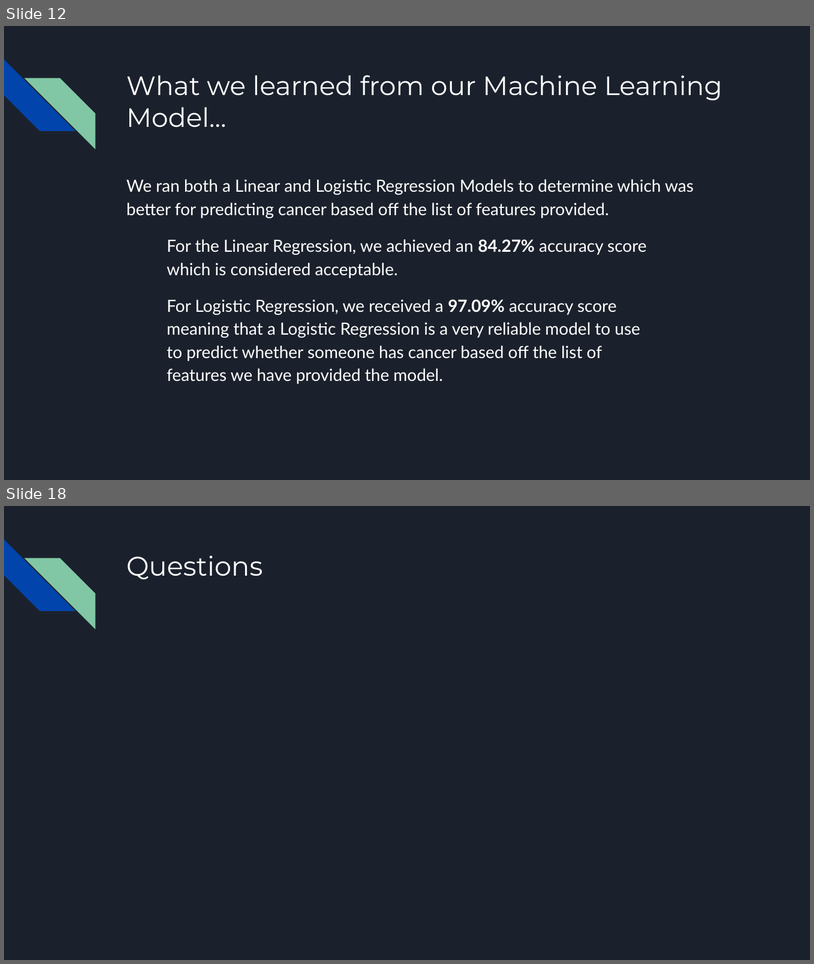
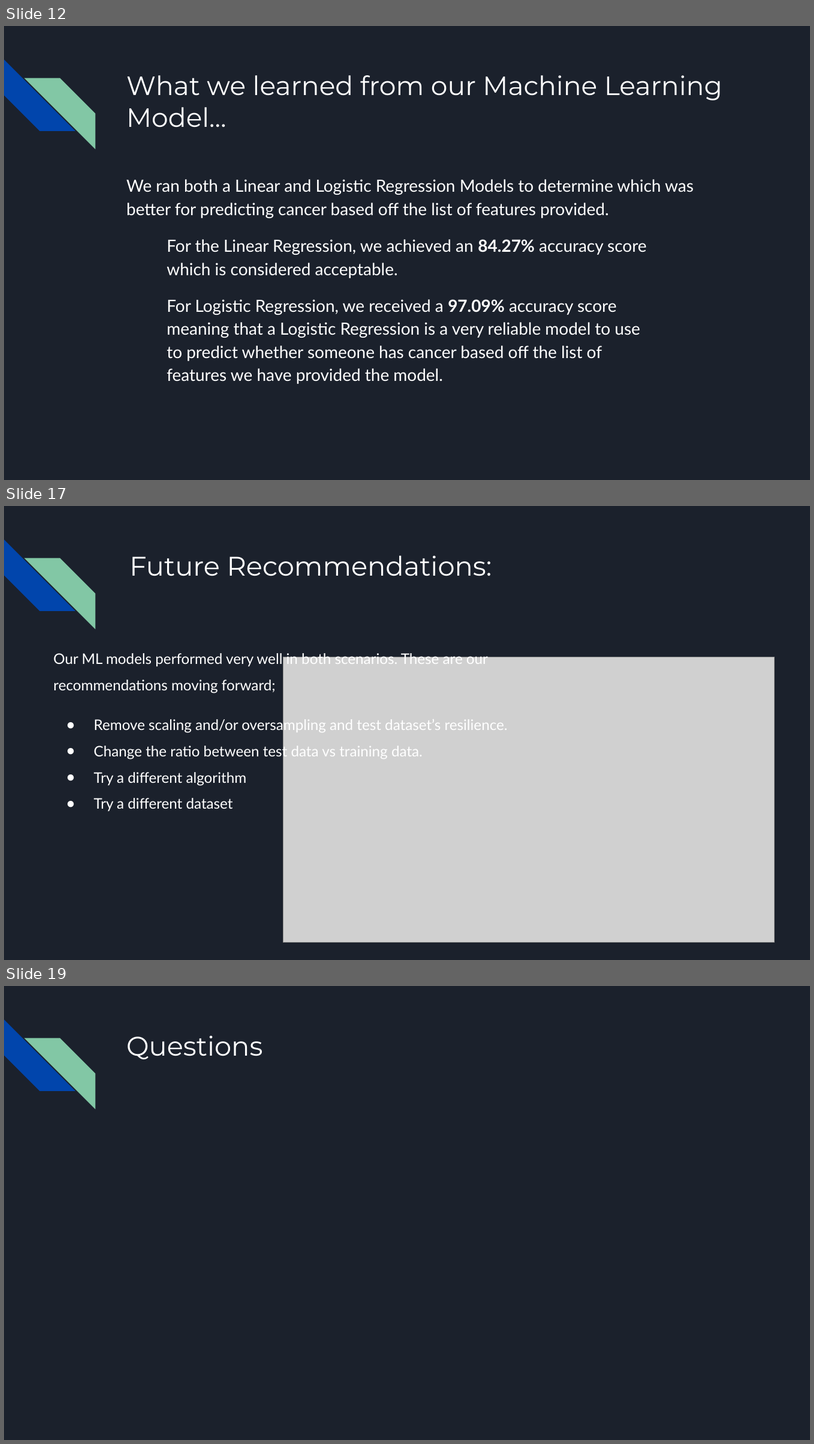
Before and after one commit to brojas12/Group_Project_4, a slide deck: Predicting the Presence of Cancer in Breast Cancer Cells.pptx. Shown one above the other, each under a label of ours: slides 12 and 18 before the commit, slides 12, 17 and 19 after it; the slides between them are not shown. The pictures are 814x964 and 814x1444 pixels, drawn with LibreOffice and Linux fonts; fonts in the diff are those of the drawing; grey boxes stand for pictures. Boxes give left, top, right and bottom in pixels: in the first picture for what was removed or moved away, otherwise in the second. Text is boxed around its words. In the diff, an @@ line names an element or a change of style, - is before the commit and + after.

```diff
--- a/Predicting the Presence of Cancer in Breast Cancer Cells.pptx
+++ b/Predicting the Presence of Cancer in Breast Cancer Cells.pptx
@@ slide 17 added at box(4, 506, 810, 960), background #1B212C; not listed: 2 template elements that a slide beside it also shows @@
@@ title added at box(129, 555, 492, 576), 24 pt, text #FFFFFF @@
+Future Recommendations:
@@ text added at box(53, 651, 508, 811), 13 pt, text #FFFFFF @@
+Our ML models performed very well in both scenarios. These are our recommendations moving forward;
+● Remove scaling and/or oversampling and test dataset’s resilience.
+● Change the ratio between test data vs training data.
+● Try a different algorithm
+● Try a different dataset
@@ picture added at box(283, 657, 775, 942) @@
@@ what was slide 18 is now slide 19 @@
```
Also in this commit, not shown: 3 slides changed, 2 other slides added, 2 slides removed.
